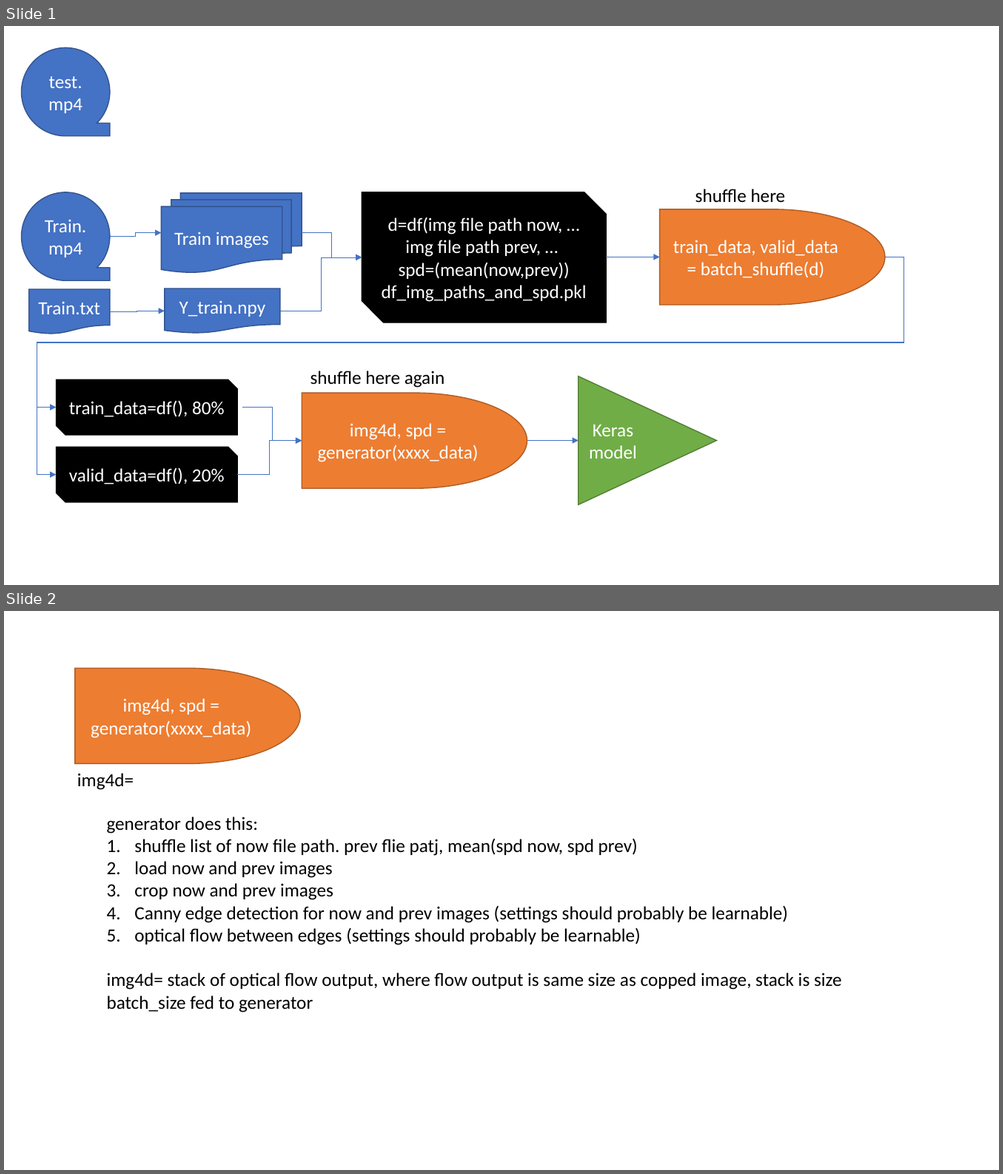
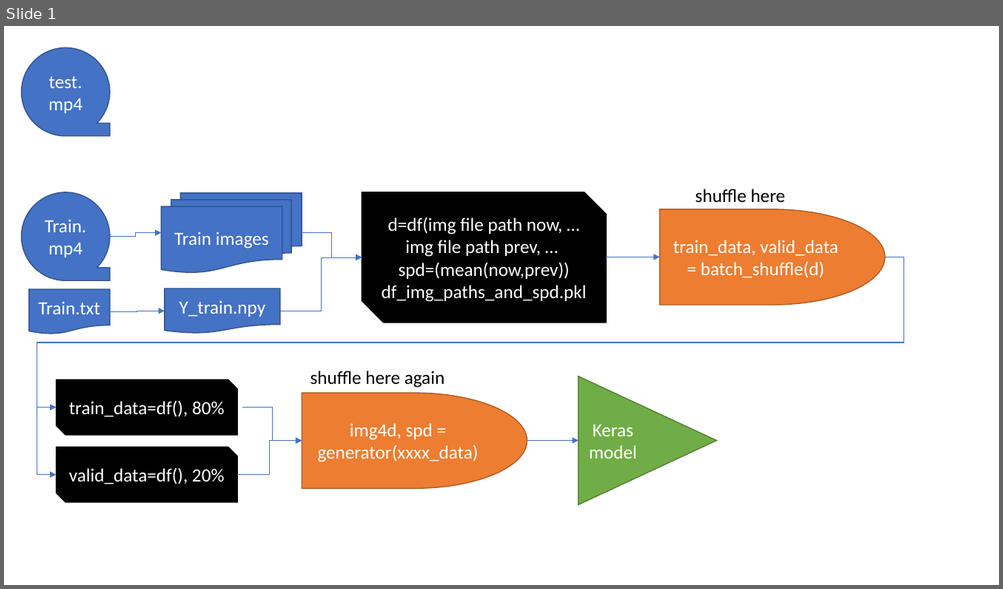
Before and after one commit to albensteinFMBA/comma-speed-challenge, a slide deck: overview.pptx. Shown one above the other, each under a label of ours: slides 1 and 2 before the commit, slide 1 after it. The pictures are 1003x1174 and 1003x589 pixels, drawn with LibreOffice and Linux fonts; fonts in the diff are those of the drawing. Boxes give left, top, right and bottom in pixels: in the first picture for what was removed or moved away, otherwise in the second. Text is boxed around its words. In the diff, an @@ line names an element or a change of style, - is before the commit and + after.

Commit message:
tried not usig generators, didn't work.

```diff
--- a/overview.pptx
+++ b/overview.pptx
@@ slide 2 removed at (4,611,999,1170), background #FFFFFF @@
@@ flow chart delay removed at (75,669,300,764) @@
-img4d, spd = generator(xxxx_data)
@@ text removed at (77,773,134,790) @@
-img4d=
@@ text removed at (107,817,842,1013) @@
-generator does this:
-1. shuffle list of now file path. prev flie patj, mean(spd now, spd prev)
-2. load now and prev images
-3. crop now and prev images
-4. Canny edge detection for now and prev images (settings should probably be learnable)
-5. optical flow between edges (settings should probably be learnable)
-img4d= stack of optical flow output, where flow output is same size as copped image, stack is size batch_size fed to generator
```
Also in this commit, not shown: 2 other files.
